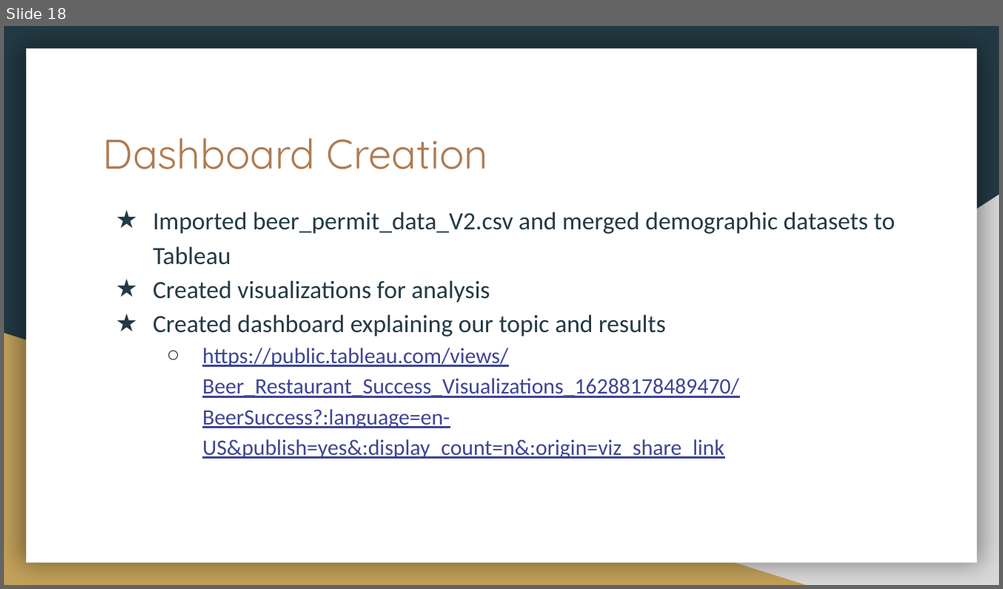
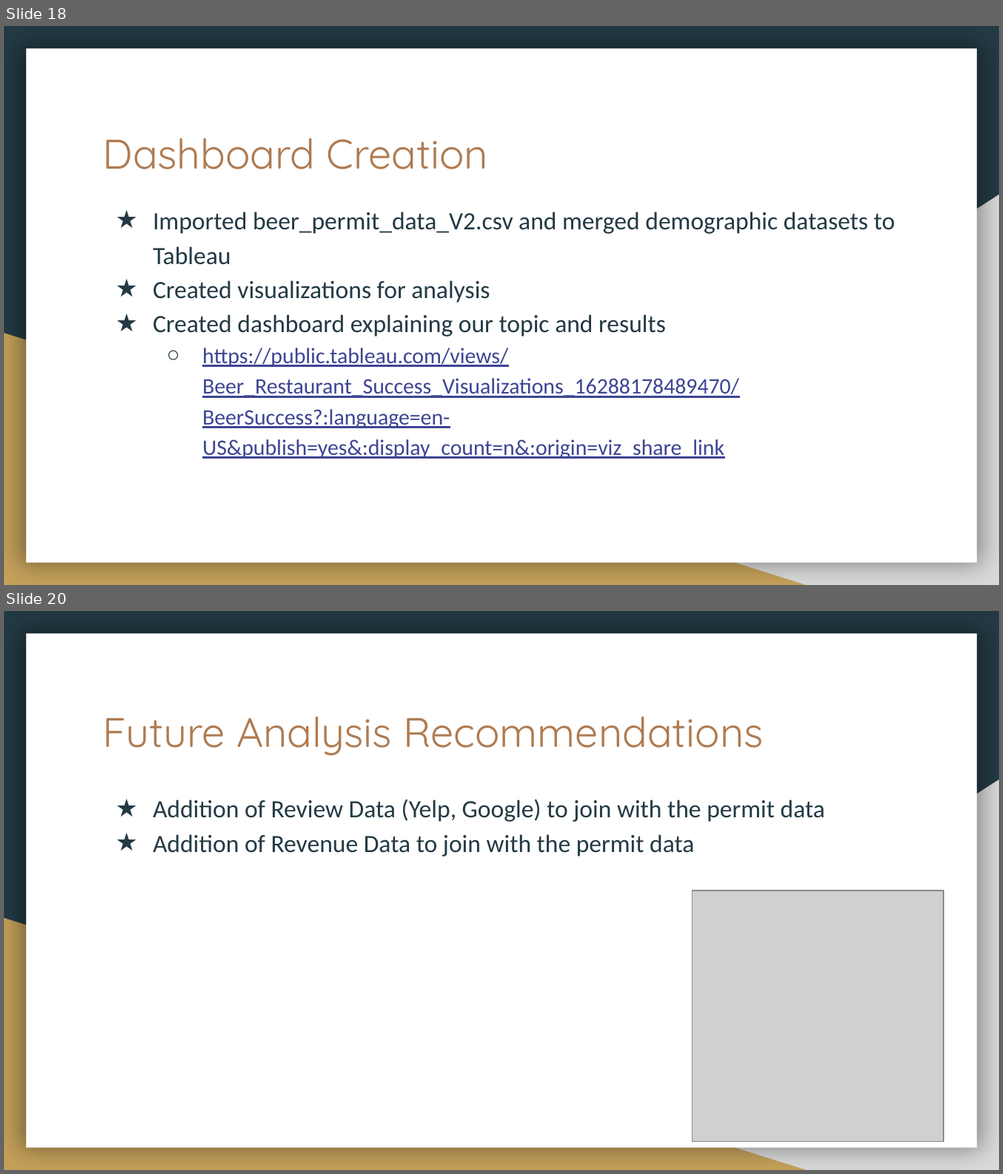
Before and after one commit to HannaKim4673/Beer_Restaurant_Success, a slide deck: Beer Restaurant Success.pptx. Shown one above the other, each under a label of ours: slide 18 before the commit, slides 18 and 20 after it; the slides between them are not shown. The pictures are 1003x589 and 1003x1174 pixels, drawn with LibreOffice and Linux fonts; fonts in the diff are those of the drawing; grey boxes stand for pictures; background and template pictures are left out. Boxes give left, top, right and bottom in pixels: in the first picture for what was removed or moved away, otherwise in the second. Text is boxed around its words. In the diff, an @@ line names an element or a change of style, - is before the commit and + after.

```diff
--- a/Beer Restaurant Success.pptx
+++ b/Beer Restaurant Success.pptx
@@ slide 20 added at [4, 611, 999, 1170], background #233A44; not listed: 3 template elements that a slide beside it also shows @@
@@ title added at [103, 716, 762, 755], 30 pt, text #AF7B51 @@
+Future Analysis Recommendations
@@ text added at [153, 799, 825, 857], 18 pt, text #233A44 @@
+★ Addition of Review Data (Yelp, Google) to join with the permit data
+★ Addition of Revenue Data to join with the permit data
@@ picture added at [692, 891, 944, 1142] @@
```
Also in this commit, not shown: 7 slides changed, 2 other slides added.
